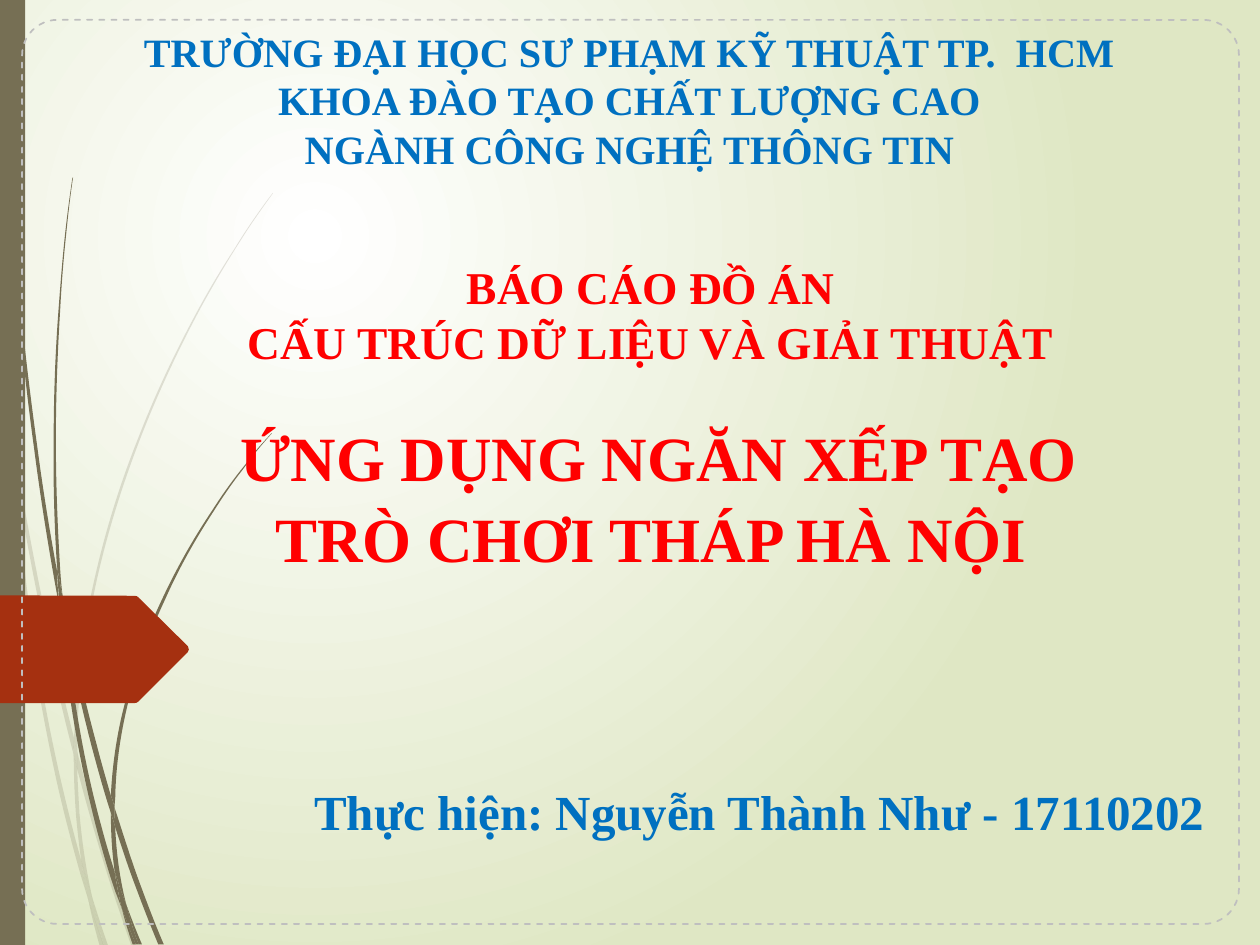
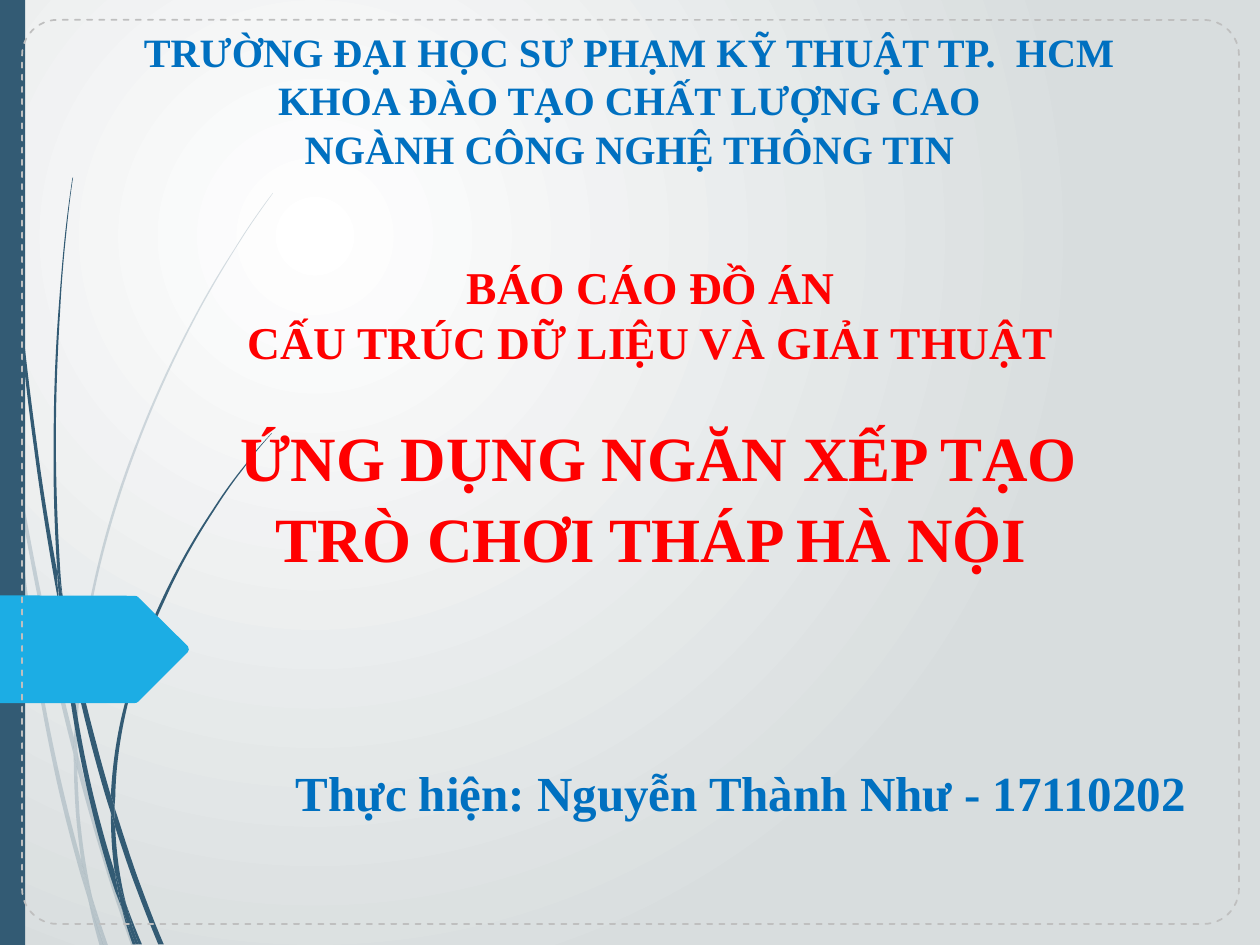
Before and after one commit to NguyenThanhNhuJS99/ThapHaNoi, a slide deck: slide 1 of BaoCaoDoAn.pptx. Drawn at 1260x945 pixels with LibreOffice and Linux fonts; fonts in the diff are those of the drawing. Boxes give left, top, right and bottom in pixels: in the first picture for what was removed or moved away, otherwise in the second. Text is boxed around its words. In the diff, an @@ line names an element or a change of style, - is before the commit and + after.

```diff
--- a/BaoCaoDoAn.pptx
+++ b/BaoCaoDoAn.pptx
@@ background gradient #FFFFFF to #DFE8C4 to gradient #FFFFFF to #D7DDE0 @@
@@ fill #766F54 to #335B74 in 13 elements at (3, 0, 59, 606), (63, 595, 111, 813), (115, 808, 164, 944), (59, 601, 122, 910), (126, 906, 141, 945), (57, 566, 66, 636), (111, 433, 272, 808), (122, 910, 136, 945), (111, 813, 126, 906), (111, 795, 115, 827), (115, 871, 139, 944), (0, 0, 25, 945), (53, 178, 73, 595) @@
@@ freeform shape at (0, 596, 189, 703): fill #A53010 to #1CADE4 @@
@@ text "Thực hiện: Nguyễn Thành Như ...": place and size @@
-text "Thực hiện: Nguyễn Thành Như ..." at (314, 792, 1204, 840)
+text "Thực hiện: Nguyễn Thành Như ..." at (296, 773, 1186, 821)
@@ fill #766F54 at 20% opacity to #335B74 at 20% opacity in 10 elements at (0, 355, 10, 441), (13, 435, 74, 755), (77, 751, 135, 945), (92, 896, 108, 945), (10, 441, 88, 900), (73, 755, 91, 896), (74, 193, 273, 751), (88, 900, 103, 945), (73, 738, 77, 769), (82, 861, 105, 945) @@
```
Also in this commit, not shown: 11 other slides changed, 1 slide added, 1 slide removed, 4 other files.
